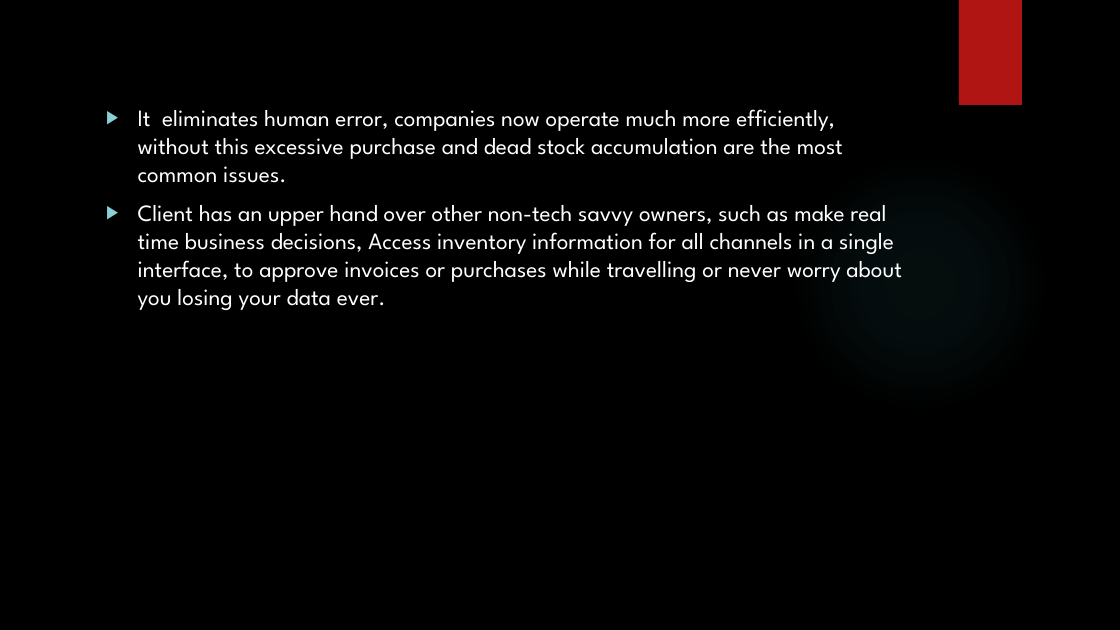
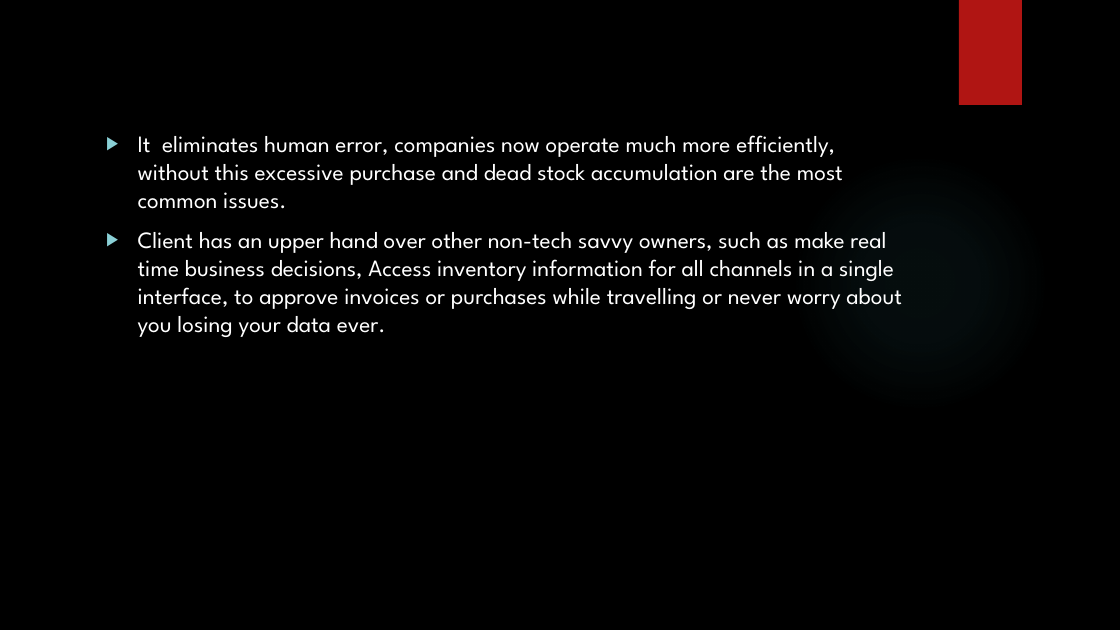
Before and after one commit to madhuhasa/digital-alpha, a slide deck: slide 35 of project/DIGITAL MARKETING.pptx (slide 33 before the commit). Drawn at 1120x630 pixels with LibreOffice and Linux fonts; fonts in the diff are those of the drawing; background and template pictures are left out. Boxes give left, top, right and bottom in pixels: in the first picture for what was removed or moved away, otherwise in the second. Text is boxed around its words. In the diff, an @@ line names an element or a change of style, - is before the commit and + after.

```diff
--- a/project/DIGITAL MARKETING.pptx
+++ b/project/DIGITAL MARKETING.pptx
@@ text "It eliminates human error, companies ...": place and size @@
-text "It eliminates human error, companies ..." at (138, 109, 902, 310)
+text "It eliminates human error, companies ..." at (138, 135, 902, 337)
```
Also in this commit, not shown: 21 other slides changed, 5 slides added, 3 slides removed.
